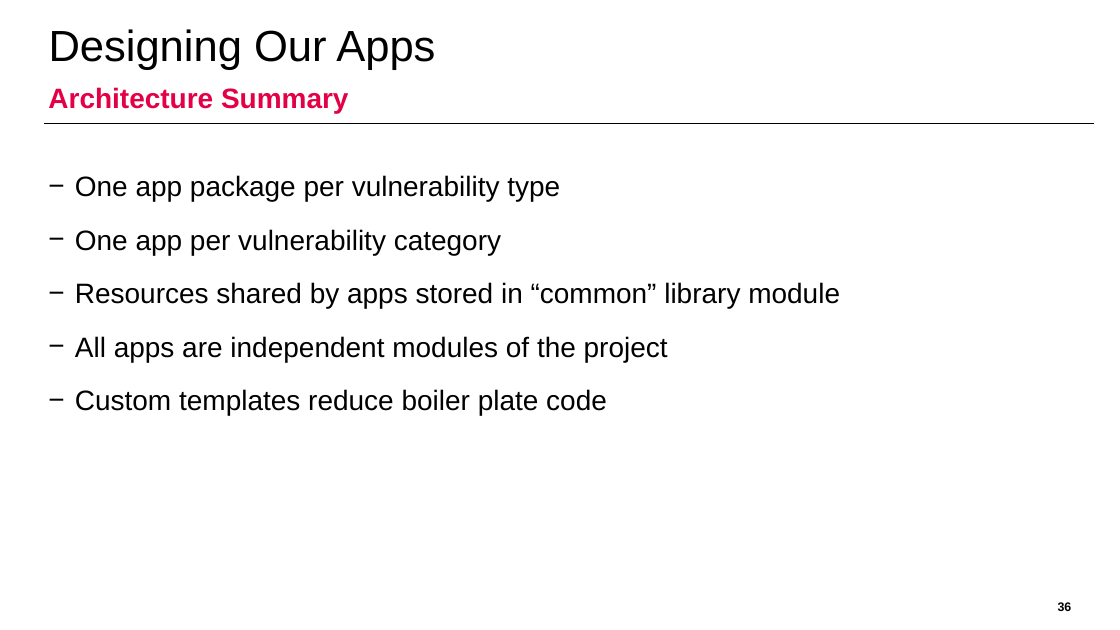
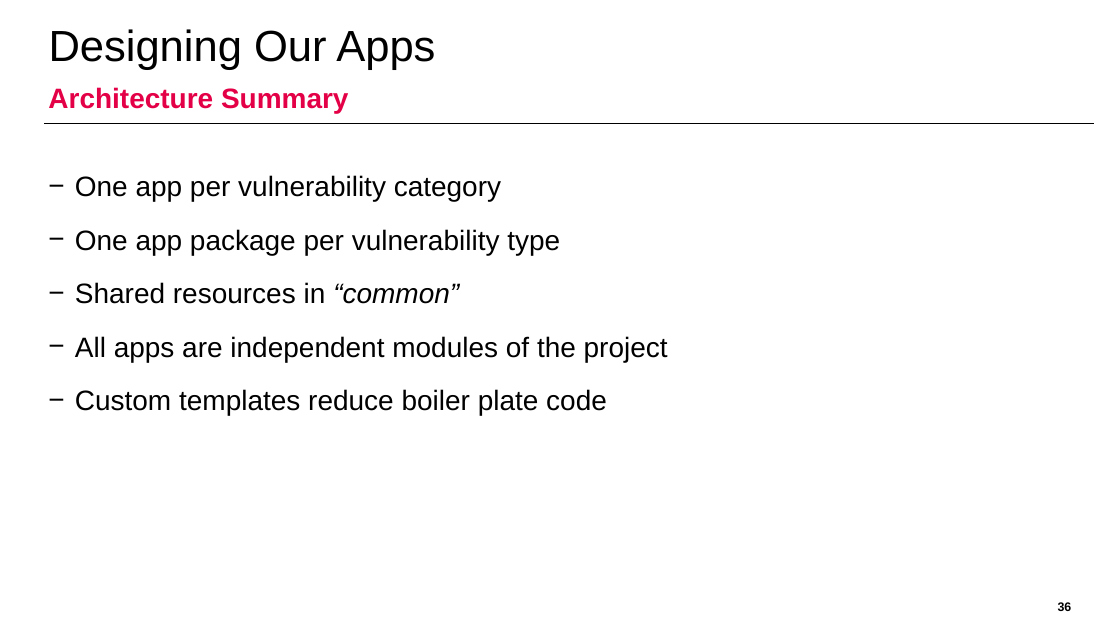
Before and after one commit to domi-cmd/Reference_Application_for_OWASP_MASTG, a slide deck: slide 36 of dev_documents/presentation/ba_thesis_presentation_kronig.pptx. Drawn at 1120x630 pixels with LibreOffice and Linux fonts; fonts in the diff are those of the drawing; background and template pictures are left out. Boxes give left, top, right and bottom in pixels: in the first picture for what was removed or moved away, otherwise in the second. Text is boxed around its words. In the diff, an @@ line names an element or a change of style, - is before the commit and + after.

```diff
--- a/dev_documents/presentation/ba_thesis_presentation_kronig.pptx
+++ b/dev_documents/presentation/ba_thesis_presentation_kronig.pptx
@@ text at [75,175,501,201]: paragraph added @@
+− One app per vulnerability category
@@ text at [75,282,459,304]: text changed @@
-− One app per vulnerability category
-− Resources shared by apps stored in “common” library module
+− Shared resources in “common”
```
Also in this commit, not shown: 10 other slides changed.
